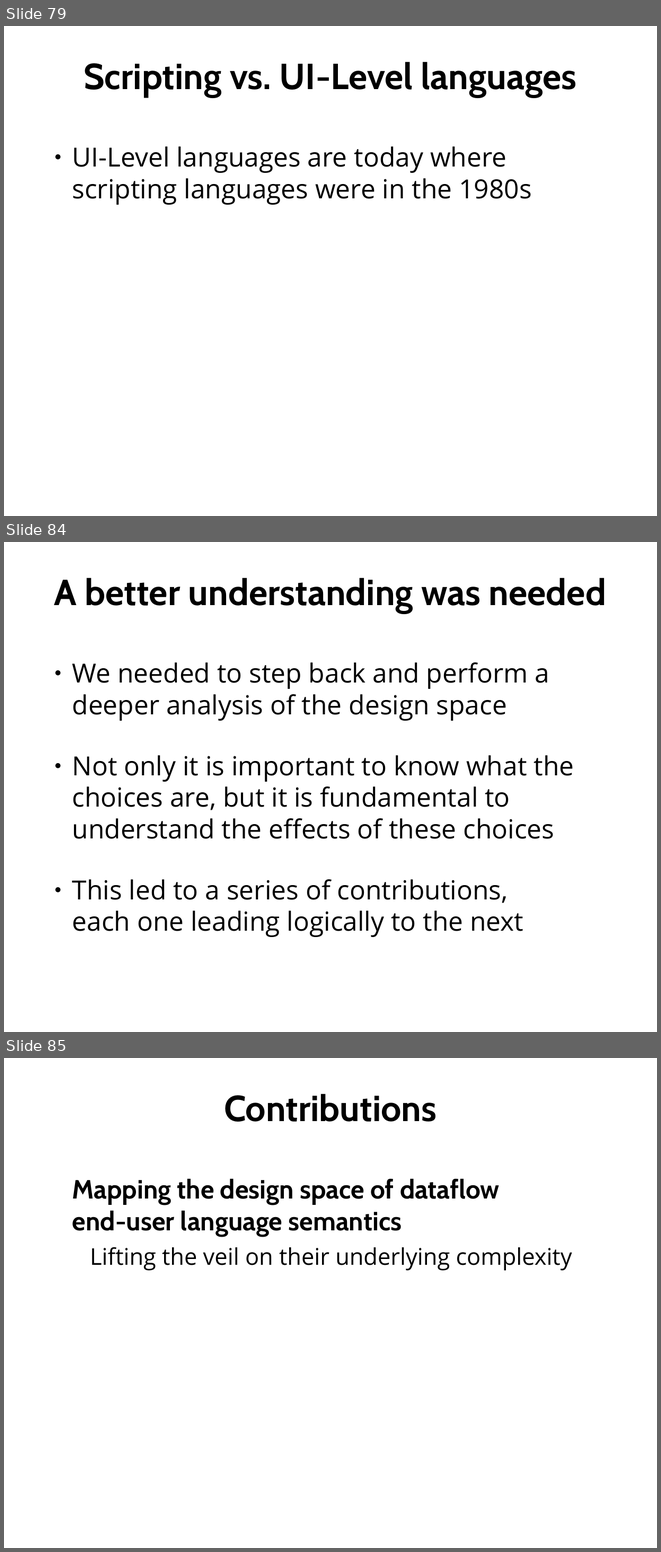
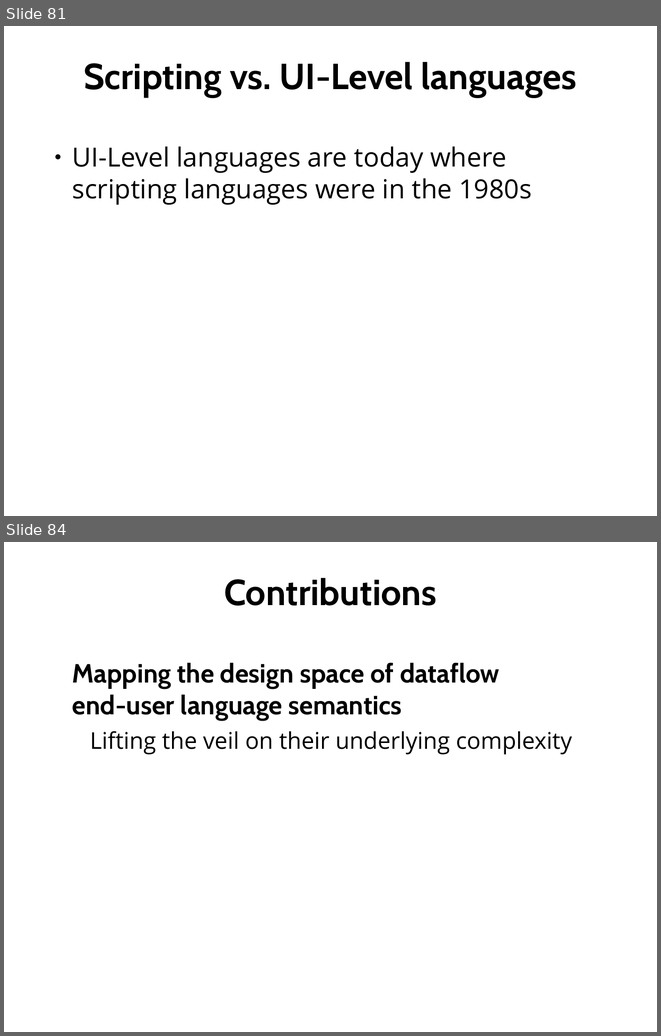
Before and after one commit to hishamhm/thesis, a slide deck: presentation/presentation.odp. Shown one above the other, each under a label of ours: slides 79, 84 and 85 before the commit, slides 81 and 84 after it; the slides between them are not shown. The pictures are 661x1552 and 661x1036 pixels, drawn with LibreOffice and Linux fonts; fonts in the diff are those of the drawing. Boxes give left, top, right and bottom in pixels: in the first picture for what was removed or moved away, otherwise in the second. Text is boxed around its words. In the diff, an @@ line names an element or a change of style, - is before the commit and + after.

```diff
--- a/presentation/presentation.odp
+++ b/presentation/presentation.odp
@@ slide 84 removed at [4,542,657,1032], background #FFFFFF @@
@@ title removed at [54,578,606,613] @@
-A better understanding was needed
@@ text removed at [72,662,574,937] @@
-● We needed to step back and perform a deeper analysis of the design space
-● Not only it is important to know what the choices are, but it is fundamental to understand the effects of these choices
-● This led to a series of contributions,
-  each one leading logically to the next
@@ what was slide 79 is now slide 81 @@
@@ what was slide 85 is now slide 84 @@
```
Also in this commit, not shown: 2 slides changed, 6 slides added, 6 other slides removed, 1 other file.
